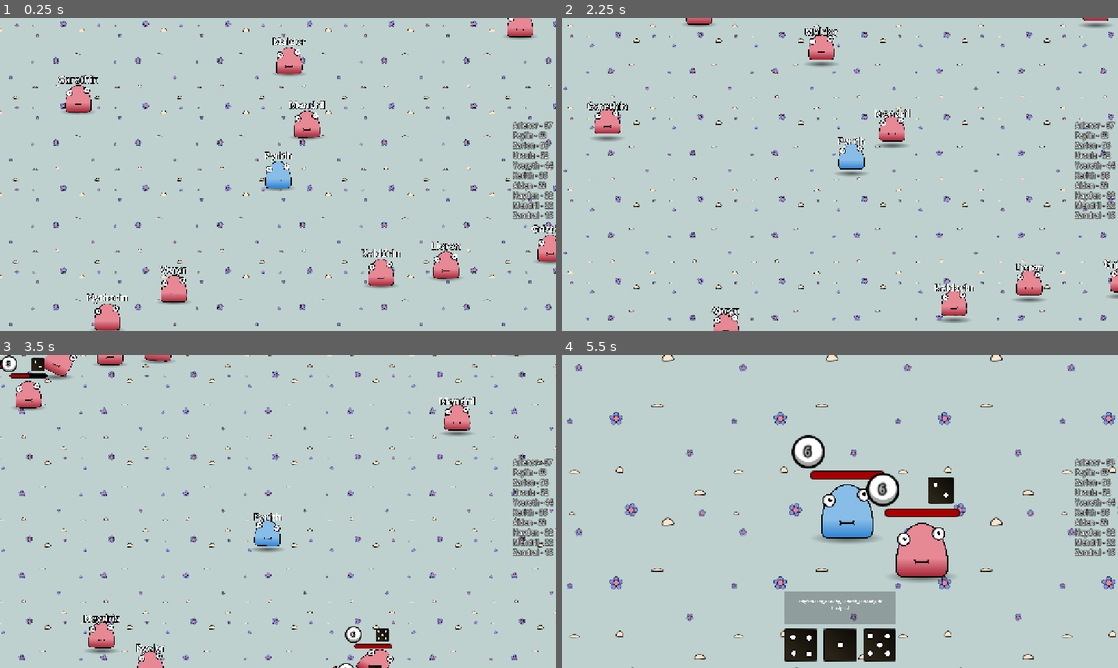
Above: before the commit, frames 1-4 (two rows, left to right).
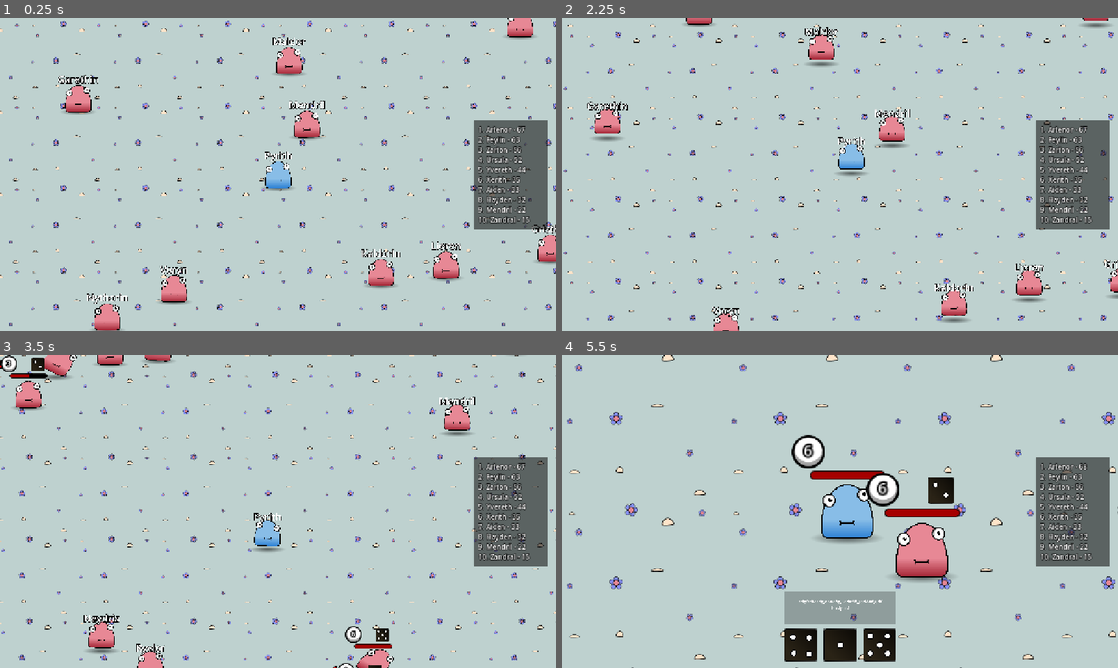
Above: after the commit, the same moments.

Repository: merlinott/nicerdicer
Game: Godot game, scene res://scenes/world.tscn
Two runs of this game, one before a commit and one after it. Both use one fixed random seed, a clock stepped at 60 frames per second and the inputs below.
Inputs (mouse positions are in pixels of both pictures, inside the frame that each line leads up to):
- Up to frame 1 (0.25 s): no input
- Up to frame 2 (2.25 s): tap Enter at 0.5, 2 s; move the mouse to (962, 158) at 0.52 s; click (962, 158) at 0.67 s; tap Space at 1.25 s; move the mouse to (728, 190) at 1.27 s; click (728, 190) at 1.42 s; move the mouse to (895, 105) at 2.02 s; click (895, 105) at 2.17 s
- Up to frame 3 (3.5 s): move the mouse to (250, 574) at 2.77 s; click (250, 574) at 2.92 s
- Up to frame 4 (5.5 s): move the mouse to (1006, 558) at 3.52 s; click (1006, 558) at 3.67 s; move the mouse to (673, 464) at 4.27 s; click (673, 464) at 4.42 s; move the mouse to (867, 511) at 5.02 s; click (867, 511) at 5.17 s

The runs differ from the first frame. In frame 1, 4.3% of the frame differs, in the area x 85-100%, y 32-68%; in frame 2, 4.3%; in frame 3, 4.4%; in frame 4, 4.5%, in the area x 43-100%, y 28-68%.

Commit message:
schwitzschwatz

Diff:
--- a/autoload/battle_manager.gd
+++ b/autoload/battle_manager.gd
@@ -17,6 +17,10 @@
 var player_roll : int = 0
 var player_dice_type : int = 0
 
+var damage_multiplier1 : int = 1
+var damage_multiplier2 : int = 1
+
+
 
 func fill_entities(ents: Array) -> void:
 	for i in ents:
@@ -27,6 +31,8 @@
 	for i in 10:
 		points += randi_range(0,10)
 		var e = entities.pick_random()
+		if e.is_player:
+			return
 		e.max_life += points
 
 
@@ -119,12 +125,18 @@
 
 			set_abilities(dice_type1, dice_type2, entity1, entity2, roll1, roll2)
 
+			roll1 *= damage_multiplier1
+			roll2 *= damage_multiplier2
+
 			entity1.attack() if roll1 > roll2 else entity2.attack()
 			entity1.get_damage(roll2 - roll1) if roll1 < roll2 else entity2.get_damage(roll1 - roll2)
 			await get_tree().create_timer(0.5).timeout
 
 			if entity1.is_player or entity2.is_player:
 				input_allowed = false
+
+			damage_multiplier1 = 1
+			damage_multiplier2 = 1
 
 			entity1.dice.hide()
 			entity2.dice.hide()
@@ -148,7 +160,7 @@
 	winner.won_fight()
 	if !winner.is_player:
 		winner.is_attacking = false
-		winner.set_upgrade(randi_range(1, 6), 1)
+		winner.set_upgrade(randi_range(1, 6), randi_range(1,2))
 	if !loser.is_player:
 		loser.is_attacking = false
 
@@ -174,7 +186,7 @@
 		entity1.set_shield(roll1)
 
 	elif dice_1 == 2:
-		pass
+		damage_multiplier1 = 2
 
 	#elif dice_1 == 2:
 		#pass
@@ -187,7 +199,7 @@
 		entity2.set_shield(roll2)
 
 	elif dice_2 == 2:
-		pass
+		damage_multiplier2 = 2
 
 	#elif dice_2 == 2:
 		#pass
--- a/scenes/cards_ui.gd
+++ b/scenes/cards_ui.gd
@@ -13,7 +13,6 @@
 	for i in 3:
 		var card = cards_scenes.pick_random()
 		var card_instance = card.instantiate()
-		card_instance
 		card_container.add_child(card_instance)
 
 	show()
--- a/scenes/cards_ui.tscn
+++ b/scenes/cards_ui.tscn
@@ -1,7 +1,8 @@
-[gd_scene load_steps=3 format=3 uid="uid://dsw8luwju64pn"]
+[gd_scene load_steps=4 format=3 uid="uid://dsw8luwju64pn"]
 
 [ext_resource type="Script" uid="uid://dn5d3du4tv7cv" path="res://scenes/cards_ui.gd" id="1_gq4au"]
 [ext_resource type="PackedScene" uid="uid://qb01q6x1cnxv" path="res://scenes/upgrade_cards/shield_dice_card.tscn" id="2_mxbs1"]
+[ext_resource type="PackedScene" uid="uid://cygvg5ptvwpfl" path="res://scenes/upgrade_cards/x2_dice_card.tscn" id="3_wec00"]
 
 [node name="Cards" type="Control"]
 layout_mode = 3
@@ -14,7 +15,7 @@
 grow_vertical = 2
 scale = Vector2(0.25, 0.25)
 script = ExtResource("1_gq4au")
-cards_scenes = Array[PackedScene]([ExtResource("2_mxbs1")])
+cards_scenes = Array[PackedScene]([ExtResource("2_mxbs1"), ExtResource("3_wec00")])
 
 [node name="MarginContainer" type="MarginContainer" parent="."]
 layout_mode = 1
@@ -38,4 +39,5 @@
 layout_mode = 2
 size_flags_horizontal = 4
 size_flags_vertical = 8
+theme_override_constants/separation = 150
 alignment = 1
--- a/scenes/dice.tscn
+++ b/scenes/dice.tscn
@@ -6,13 +6,19 @@
 [ext_resource type="Texture2D" uid="uid://dy5pabg1ujn3y" path="res://assets/dice/dice_01_shield.png" id="3_4kp1s"]
 [ext_resource type="Texture2D" uid="uid://mpk7rlugm2wg" path="res://assets/dice/dice_03_normal.png" id="3_ocjtb"]
 [ext_resource type="Texture2D" uid="uid://bn2dfq2e1ykal" path="res://assets/dice/dice_04_normal.png" id="4_dicg2"]
+[ext_resource type="Texture2D" uid="uid://dkjisu5nqeabi" path="res://assets/dice/dice_01_x2.png" id="4_u6v4h"]
 [ext_resource type="Texture2D" uid="uid://1x85yspxetfb" path="res://assets/dice/dice_02_shield.png" id="5_nkpnt"]
 [ext_resource type="Texture2D" uid="uid://hcn50npwjlm0" path="res://assets/dice/dice_05_normal.png" id="5_pgf55"]
 [ext_resource type="Texture2D" uid="uid://cry7phwm24nm4" path="res://assets/dice/dice_06_normal.png" id="6_dlvbc"]
+[ext_resource type="Texture2D" uid="uid://cpon34hwalcht" path="res://assets/dice/dice_02_x2.png" id="7_ie753"]
 [ext_resource type="Texture2D" uid="uid://bri6ror4gc2e3" path="res://assets/dice/dice_03_shield.png" id="7_mvkvt"]
 [ext_resource type="Texture2D" uid="uid://bmwmjccipfm5" path="res://assets/dice/dice_04_shield.png" id="9_qxx4u"]
+[ext_resource type="Texture2D" uid="uid://dm3tk7h8oqkop" path="res://assets/dice/dice_03_x2.png" id="10_sffoc"]
 [ext_resource type="Texture2D" uid="uid://bvotcwoatjb5k" path="res://assets/dice/dice_05_shield.png" id="11_v1png"]
 [ext_resource type="Texture2D" uid="uid://x1n1n7qmo33x" path="res://assets/dice/dice_06_shield.png" id="13_14loa"]
+[ext_resource type="Texture2D" uid="uid://dkj8kp768wg1v" path="res://assets/dice/dice_04_x2.png" id="13_jkyey"]
+[ext_resource type="Texture2D" uid="uid://cw2sqjilaku8q" path="res://assets/dice/dice_05_x2.png" id="16_g3aec"]
+[ext_resource type="Texture2D" uid="uid://b7gwciaypv30f" path="res://assets/dice/dice_06_x2.png" id="19_tscq2"]
 
 [sub_resource type="SpriteFrames" id="SpriteFrames_skxya"]
 animations = [{
@@ -22,6 +28,9 @@
 }, {
 "duration": 1.0,
 "texture": ExtResource("3_4kp1s")
+}, {
+"duration": 1.0,
+"texture": ExtResource("4_u6v4h")
 }],
 "loop": true,
 "name": &"1",
@@ -33,6 +42,9 @@
 }, {
 "duration": 1.0,
 "texture": ExtResource("5_nkpnt")
+}, {
+"duration": 1.0,
+"texture": ExtResource("7_ie753")
 }],
 "loop": true,
 "name": &"2",
@@ -44,6 +56,9 @@
 }, {
 "duration": 1.0,
 "texture": ExtResource("7_mvkvt")
+}, {
+"duration": 1.0,
+"texture": ExtResource("10_sffoc")
 }],
 "loop": true,
 "name": &"3",
@@ -55,6 +70,9 @@
 }, {
 "duration": 1.0,
 "texture": ExtResource("9_qxx4u")
+}, {
+"duration": 1.0,
+"texture": ExtResource("13_jkyey")
 }],
 "loop": true,
 "name": &"4",
@@ -66,6 +84,9 @@
 }, {
 "duration": 1.0,
 "texture": ExtResource("11_v1png")
+}, {
+"duration": 1.0,
+"texture": ExtResource("16_g3aec")
 }],
 "loop": true,
 "name": &"5",
@@ -77,6 +98,9 @@
 }, {
 "duration": 1.0,
 "texture": ExtResource("13_14loa")
+}, {
+"duration": 1.0,
+"texture": ExtResource("19_tscq2")
 }],
 "loop": true,
 "name": &"6",
@@ -89,9 +113,7 @@
 [node name="AnimatedSprite2D" type="AnimatedSprite2D" parent="."]
 z_index = 10
 sprite_frames = SubResource("SpriteFrames_skxya")
-animation = &"2"
-frame = 1
-frame_progress = 0.8563
+animation = &"6"
 
 [node name="Sprite2D" type="Sprite2D" parent="."]
 position = Vector2(600, 360)
--- a/scenes/dice_card.gd
+++ b/scenes/dice_card.gd
@@ -1,4 +1,5 @@
-extends TextureRect
+extends Control
+@onready var ui_anim_component: UIAnimationComponent = $Node
 
 @export var dice_sprites : Array[Texture2D]
 @onready var dice_texture : TextureRect = $MarginContainer/VBoxContainer/TextureRect
@@ -9,6 +10,7 @@
 func _ready() -> void:
 	number = randi() % dice_sprites.size() + 1
 	dice_texture.texture = dice_sprites[number-1]
+	ui_anim_component.default_scale = Vector2(1,1)
 
 
 func _on_gui_input(event: InputEvent) -> void:
--- a/scenes/dice_card.tscn
+++ b/scenes/dice_card.tscn
@@ -5,7 +5,9 @@
 [ext_resource type="Script" uid="uid://dl40hsvmqesjj" path="res://scenes/dice_card.gd" id="2_g305l"]
 [ext_resource type="Texture2D" uid="uid://b3pb7vq22oufl" path="res://assets/dice/dice_01_normal.png" id="3_g305l"]
 
-[node name="TextureRect" type="TextureRect"]
+[node name="Card" type="Control"]
+custom_minimum_size = Vector2(800, 1097)
+layout_mode = 3
 anchors_preset = 8
 anchor_left = 0.5
 anchor_top = 0.5
@@ -20,17 +22,26 @@
 scale = Vector2(0.1, 0.1)
 size_flags_horizontal = 4
 size_flags_vertical = 8
-texture = ExtResource("1_0ab4s")
+mouse_filter = 1
 script = ExtResource("2_g305l")
 dice_sprites = Array[Texture2D]([null, null, null, null, null, null])
+
+[node name="TextureRect" type="TextureRect" parent="."]
+layout_mode = 1
+anchors_preset = 15
+anchor_right = 1.0
+anchor_bottom = 1.0
+grow_horizontal = 2
+grow_vertical = 2
+texture = ExtResource("1_0ab4s")
 
 [node name="Node" type="Node" parent="."]
 script = ExtResource("2_6dta8")
 from_center = true
-gui_input_fadeout = true
 hover_scale = Vector2(1.1, 1.1)
 anim_duration = 0.3
-transition_type = 7
+transition_type = 6
+default_scale_modification = false
 
 [node name="MarginContainer" type="MarginContainer" parent="."]
 layout_mode = 1
@@ -39,6 +50,7 @@
 anchor_bottom = 1.0
 grow_horizontal = 2
 grow_vertical = 2
+mouse_filter = 2
 theme_override_constants/margin_left = 20
 theme_override_constants/margin_top = 20
 theme_override_constants/margin_right = 20
@@ -46,13 +58,14 @@
 
 [node name="VBoxContainer" type="VBoxContainer" parent="MarginContainer"]
 layout_mode = 2
+mouse_filter = 2
 alignment = 1
 
 [node name="TextureRect" type="TextureRect" parent="MarginContainer/VBoxContainer"]
 custom_minimum_size = Vector2(200, 200)
 layout_mode = 2
 size_flags_horizontal = 4
-mouse_filter = 0
+mouse_filter = 2
 texture = ExtResource("3_g305l")
 expand_mode = 3
 flip_v = true
@@ -60,16 +73,16 @@
 [node name="HSeparator" type="HSeparator" parent="MarginContainer/VBoxContainer"]
 self_modulate = Color(1, 1, 1, 0)
 layout_mode = 2
+mouse_filter = 2
 theme_override_constants/separation = 100
 
 [node name="Label" type="Label" parent="MarginContainer/VBoxContainer"]
 layout_mode = 2
 size_flags_horizontal = 4
-mouse_filter = 0
 theme_override_font_sizes/font_size = 50
-text = "
-Gain a shield equal to the rolled number."
+text = "Gain a shield equal
+to the rolled number."
 horizontal_alignment = 1
 vertical_alignment = 1
 
-[connection signal="gui_input" from="." to="." method="_on_gui_input"]
+[connection signal="gui_input" from="TextureRect" to="." method="_on_gui_input"]
--- a/scenes/enemy.tscn
+++ b/scenes/enemy.tscn
@@ -283,12 +283,13 @@
 [node name="Label" type="Label" parent="hp_bar"]
 unique_name_in_owner = true
 layout_mode = 0
-offset_left = -65.625
-offset_top = -45.0
-offset_right = -46.625
-offset_bottom = -22.0
+offset_left = -68.75
+offset_top = -51.25
+offset_right = -43.75
+offset_bottom = -20.25
 theme_override_colors/font_outline_color = Color(0, 0, 0, 1)
 theme_override_constants/outline_size = 10
+theme_override_font_sizes/font_size = 22
 text = "10"
 horizontal_alignment = 1
 vertical_alignment = 1
--- a/scenes/player.tscn
+++ b/scenes/player.tscn
@@ -294,12 +294,14 @@
 
 [node name="Label" type="Label" parent="hp_bar"]
 unique_name_in_owner = true
-offset_left = -65.625
-offset_top = -45.0
-offset_right = -46.625
-offset_bottom = -22.0
+layout_mode = 0
+offset_left = -68.625
+offset_top = -51.125
+offset_right = -43.625
+offset_bottom = -20.125
 theme_override_colors/font_outline_color = Color(0, 0, 0, 1)
 theme_override_constants/outline_size = 10
+theme_override_font_sizes/font_size = 22
 text = "10"
 horizontal_alignment = 1
 vertical_alignment = 1
--- /dev/null
+++ b/scenes/upgrade_cards/x2_dice_card.tscn
@@ -0,0 +1,22 @@
+[gd_scene load_steps=8 format=3 uid="uid://cygvg5ptvwpfl"]
+
+[ext_resource type="PackedScene" uid="uid://btx5b4xkqcivh" path="res://scenes/dice_card.tscn" id="1_w8imo"]
+[ext_resource type="Texture2D" uid="uid://dkjisu5nqeabi" path="res://assets/dice/dice_01_x2.png" id="2_p2lo1"]
+[ext_resource type="Texture2D" uid="uid://cpon34hwalcht" path="res://assets/dice/dice_02_x2.png" id="3_45j8k"]
+[ext_resource type="Texture2D" uid="uid://dm3tk7h8oqkop" path="res://assets/dice/dice_03_x2.png" id="4_8dkdg"]
+[ext_resource type="Texture2D" uid="uid://dkj8kp768wg1v" path="res://assets/dice/dice_04_x2.png" id="5_is84t"]
+[ext_resource type="Texture2D" uid="uid://cw2sqjilaku8q" path="res://assets/dice/dice_05_x2.png" id="6_yfqk6"]
+[ext_resource type="Texture2D" uid="uid://b7gwciaypv30f" path="res://assets/dice/dice_06_x2.png" id="7_fck1i"]
+
+[node name="Card" instance=ExtResource("1_w8imo")]
+dice_sprites = Array[Texture2D]([ExtResource("2_p2lo1"), ExtResource("3_45j8k"), ExtResource("4_8dkdg"), ExtResource("5_is84t"), ExtResource("6_yfqk6"), ExtResource("7_fck1i")])
+upgrade_index = 2
+
+[node name="TextureRect" parent="MarginContainer/VBoxContainer" index="0"]
+texture = ExtResource("5_is84t")
+flip_v = false
+
+[node name="Label" parent="MarginContainer/VBoxContainer" index="2"]
+theme_override_font_sizes/font_size = 80
+text = "The value of
+the roll is doubled."
--- a/scenes/world.gd
+++ b/scenes/world.gd
@@ -1,6 +1,6 @@
 extends Node2D
 
-@onready var top_10_label: RichTextLabel = $CanvasLayer/Label
+@onready var top_10_label: RichTextLabel = %Top10Label
 @onready var enemy_container: Node2D = $EnemyContainer
 const ENEMY = preload("res://scenes/enemy.tscn")
 var t : float = 0
@@ -41,12 +41,14 @@
 
 	# Create the list with colored text for players
 	var list_text = ""
+	var rank = 1
 	for enemy in top_10:
+		var rank_str = str(rank) + ". "  # Add period after number
 		if enemy.is_player:
-			list_text += "[color=#FFD700]" + str(enemy.unique_name.text) + " - " + str(enemy.max_life) + "[/color]\n"
+			list_text += "[color=#FFD700]" + rank_str + str(enemy.unique_name.text) + " - " + str(enemy.max_life) + "[/color]\n"
 		else:
-			list_text += str(enemy.unique_name.text) + " - " + str(enemy.max_life) + "\n"
-
+			list_text += rank_str + str(enemy.unique_name.text) + " - " + str(enemy.max_life) + "\n"
+		rank += 1
 	# Set the BBCode text
 	top_10_label.text = list_text
 
--- a/scenes/world.tscn
+++ b/scenes/world.tscn
@@ -73,19 +73,40 @@
 
 [node name="CanvasLayer" type="CanvasLayer" parent="."]
 
-[node name="Label" type="RichTextLabel" parent="CanvasLayer"]
-custom_minimum_size = Vector2(100, 250)
-anchors_preset = 6
-anchor_left = 1.0
-anchor_top = 0.5
+[node name="MarginContainer" type="MarginContainer" parent="CanvasLayer"]
+anchors_preset = 15
 anchor_right = 1.0
-anchor_bottom = 0.5
-offset_left = -100.0
-offset_top = -125.0
-offset_right = 10.0
-offset_bottom = 125.0
-grow_horizontal = 0
+anchor_bottom = 1.0
+grow_horizontal = 2
 grow_vertical = 2
+mouse_filter = 2
+theme_override_constants/margin_left = 20
+theme_override_constants/margin_top = 20
+theme_override_constants/margin_right = 20
+theme_override_constants/margin_bottom = 20
+
+[node name="Panel" type="Panel" parent="CanvasLayer/MarginContainer"]
+custom_minimum_size = Vector2(170, 250)
+layout_mode = 2
+size_flags_horizontal = 8
+size_flags_vertical = 4
+
+[node name="MarginContainer" type="MarginContainer" parent="CanvasLayer/MarginContainer/Panel"]
+layout_mode = 1
+anchors_preset = 15
+anchor_right = 1.0
+anchor_bottom = 1.0
+grow_horizontal = 2
+grow_vertical = 2
+theme_override_constants/margin_left = 10
+theme_override_constants/margin_top = 10
+theme_override_constants/margin_right = 10
+theme_override_constants/margin_bottom = 10
+
+[node name="Top10Label" type="RichTextLabel" parent="CanvasLayer/MarginContainer/Panel/MarginContainer"]
+unique_name_in_owner = true
+custom_minimum_size = Vector2(100, 230)
+layout_mode = 2
 theme_override_colors/font_outline_color = Color(0, 0, 0, 1)
 theme_override_constants/outline_size = 5
 text = "Fickian : 10
@@ -93,4 +114,9 @@
 Fidfgckian : 22
 Ican : 10
 Kaian : 5
+Fickian : 10
+Jan : 100
+Fidfgckian : 22
+Ican : 10
+Kaian : 5
 "
--- a/ui_animation_component.gd
+++ b/ui_animation_component.gd
@@ -6,6 +6,7 @@
 @export var hover_scale : Vector2 = Vector2(1.0, 1.0)
 @export var anim_duration : float = 0.1
 @export var transition_type : Tween.TransitionType
+@export var default_scale_modification : bool = true
 
 var target : Control
 var default_scale : Vector2
@@ -26,7 +27,8 @@
 func setup() -> void:
 	if from_center:
 		target.pivot_offset = target.size / 2
-	default_scale = target.scale
+	if default_scale_modification:
+		default_scale = target.scale
 
 func on_hover() -> void:
 	add_twenn("scale", hover_scale, anim_duration)
Binary file added: assets/dice/dice_01_x2.png
Not shown, added: assets/dice/dice_01_x2.png.import
Binary file added: assets/dice/dice_02_x2.png
Not shown, added: assets/dice/dice_02_x2.png.import
Binary file added: assets/dice/dice_03_x2.png
Not shown, added: assets/dice/dice_03_x2.png.import
Binary file added: assets/dice/dice_04_x2.png
Not shown, added: assets/dice/dice_04_x2.png.import
Binary file added: assets/dice/dice_05_x2.png
Not shown, added: assets/dice/dice_05_x2.png.import
Binary file added: assets/dice/dice_06_x2.png
Not shown, added: assets/dice/dice_06_x2.png.import
(and 1 more such lines)
